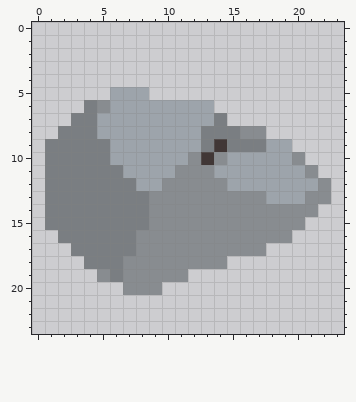
Edited in one commit: pixel-art sprite (Assets/_BMC/Sprites/Boss/Boss_Bullet.png). Above: the version before the commit.
The file is 24x24 pixels.
The same view after the edit:
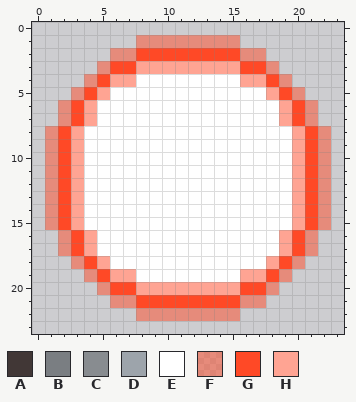
Palette (. is transparent): A #413736  B #7a7e82  C #888c90  D #9da4ab  E #ffffff  F #ff49267f  G #ff4926  H #ffa493
From old to new:
@@ x 0..23 @@
  0 ........................
- 1 ........................
- 2 ........................
- 3 ........................
- 4 ........................
- 5 ......DDD...............
- 6 ....BCDDDDDDDD..........
- 7 ...BBDDDDDDDDDB.........
- 8 ..BBBDDDDDDDDBBBCC......
- 9 .BBBBBDDDDDDDBABBBDD....
-10 .BBBBBDDDDDDCACDDDDDC...
-11 .BBBBBBDDDDCCCDDDDDDDC..
-12 .BBBBBBBDDCCCCCDDDDDDDC.
-13 .BBBBBBBBCCCCCCCCCDDDCC.
-14 .BBBBBBBBCCCCCCCCCCCCC..
-15 .BBBBBBBBCCCCCCCCCCCC...
-16 ..BBBBBBCCCCCCCCCCCC....
-17 ...BBBBBCCCCCCCCCC......
-18 ....BBBCCCCCCCC.........
-19 .....CBCCCCC............
-20 .......CCC..............
-21 ........................
-22 ........................
+ 1 ........FFFFFFFF........
+ 2 ......FFGGGGGGGGFF......
+ 3 .....FGGHHHHHHHHGGF.....
+ 4 ....FGHHEEEEEEEEHHGF....
+ 5 ...FGHEEEEEEEEEEEEHGF...
+ 6 ..FGHEEEEEEEEEEEEEEHGF..
+ 7 ..FGHEEEEEEEEEEEEEEHGF..
+ 8 .FGHEEEEEEEEEEEEEEEEHGF.
+ 9 .FGHEEEEEEEEEEEEEEEEHGF.
+10 .FGHEEEEEEEEEEEEEEEEHGF.
+11 .FGHEEEEEEEEEEEEEEEEHGF.
+12 .FGHEEEEEEEEEEEEEEEEHGF.
+13 .FGHEEEEEEEEEEEEEEEEHGF.
+14 .FGHEEEEEEEEEEEEEEEEHGF.
+15 .FGHEEEEEEEEEEEEEEEEHGF.
+16 ..FGHEEEEEEEEEEEEEEHGF..
+17 ..FGHEEEEEEEEEEEEEEHGF..
+18 ...FGHEEEEEEEEEEEEHGF...
+19 ....FGHHEEEEEEEEHHGF....
+20 .....FGGHHHHHHHHGGF.....
+21 ......FFGGGGGGGGFF......
+22 ........FFFFFFFF........
 23 ........................
